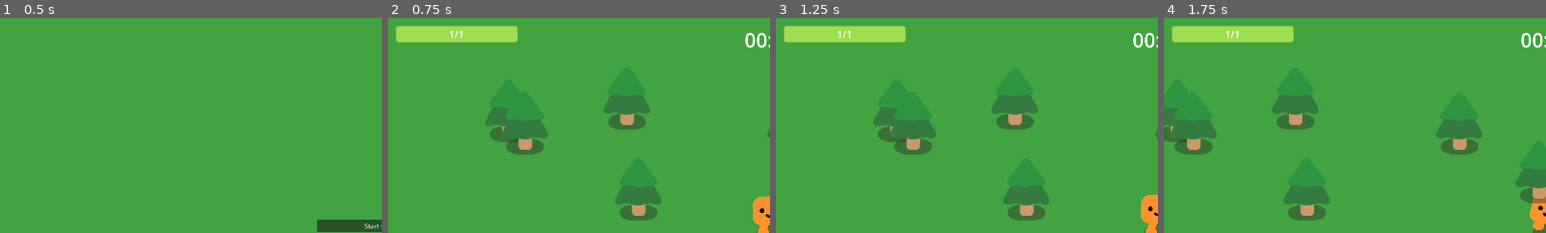
Above: before the commit, frames 1-4 (left to right).
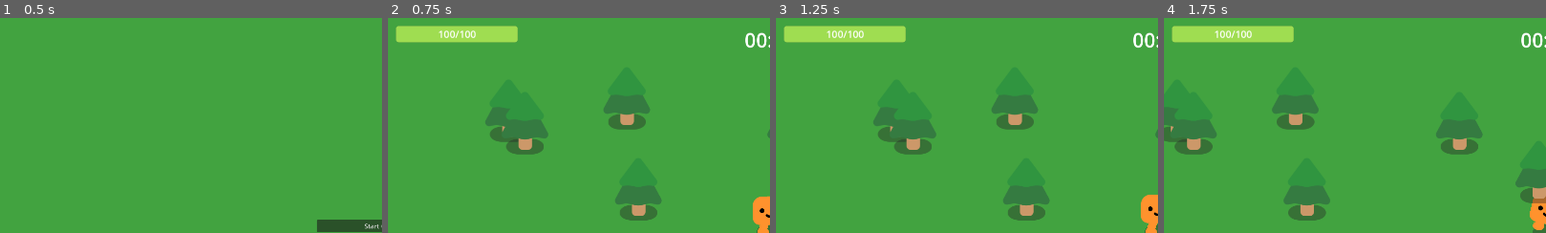
Above: after the commit, the same moments.

Repository: Gatreh/vampire-survivors-clone
Game: Godot game, scene res://MainMenu.tscn
Two runs of this game, one before a commit and one after it. Both use one fixed random seed, a clock stepped at 60 frames per second and the inputs below.
Inputs:
- Up to frame 1 (0.5 s): no input
- Up to frame 2 (0.75 s): click "Start Game" at 0.5 s
- Up to frame 3 (1.25 s): no input
- Up to frame 4 (1.75 s): tap Enter at 1.25 s; hold D (move_right) from 1.28 s (still down)
The pictures show only the part of the screen within x 0-50%, y 0-50%; the shares and areas given below are measured in that part.

Frame 1 is identical in both runs. In frame 2, 0.2% of the frame differs, in the area x 13-23%, y 5-10%; in frame 3, 0.2%; in frame 4, 0.2%.

Commit message:
added player health back to 100

Diff:
--- a/Player.gd
+++ b/Player.gd
@@ -5,7 +5,7 @@
 @onready var character := %HappyBoo
 
 var speed := 600
-var max_health := 1.0
+var max_health := 100.0
 var health := max_health
 
 func _ready():
